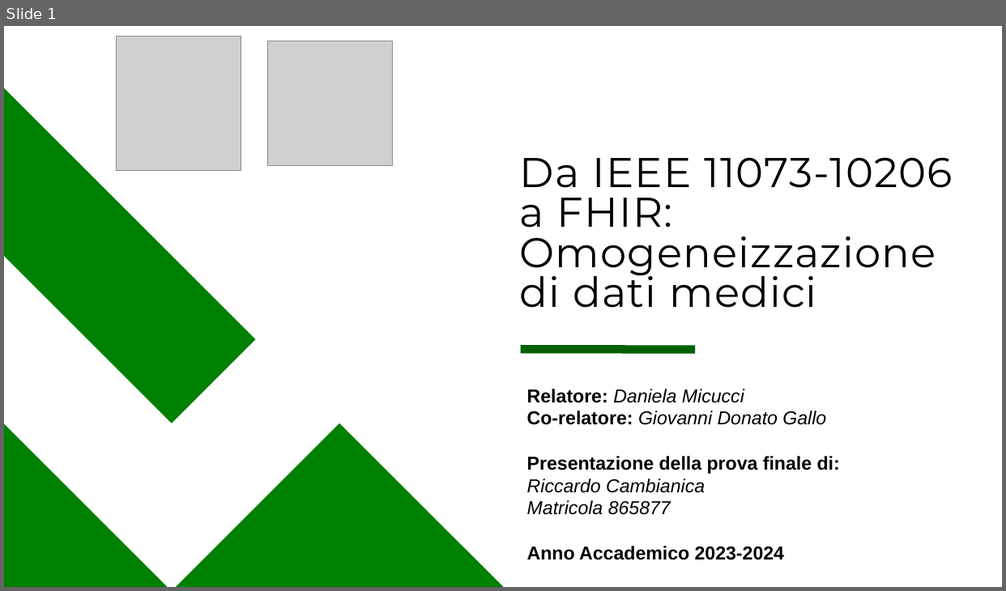
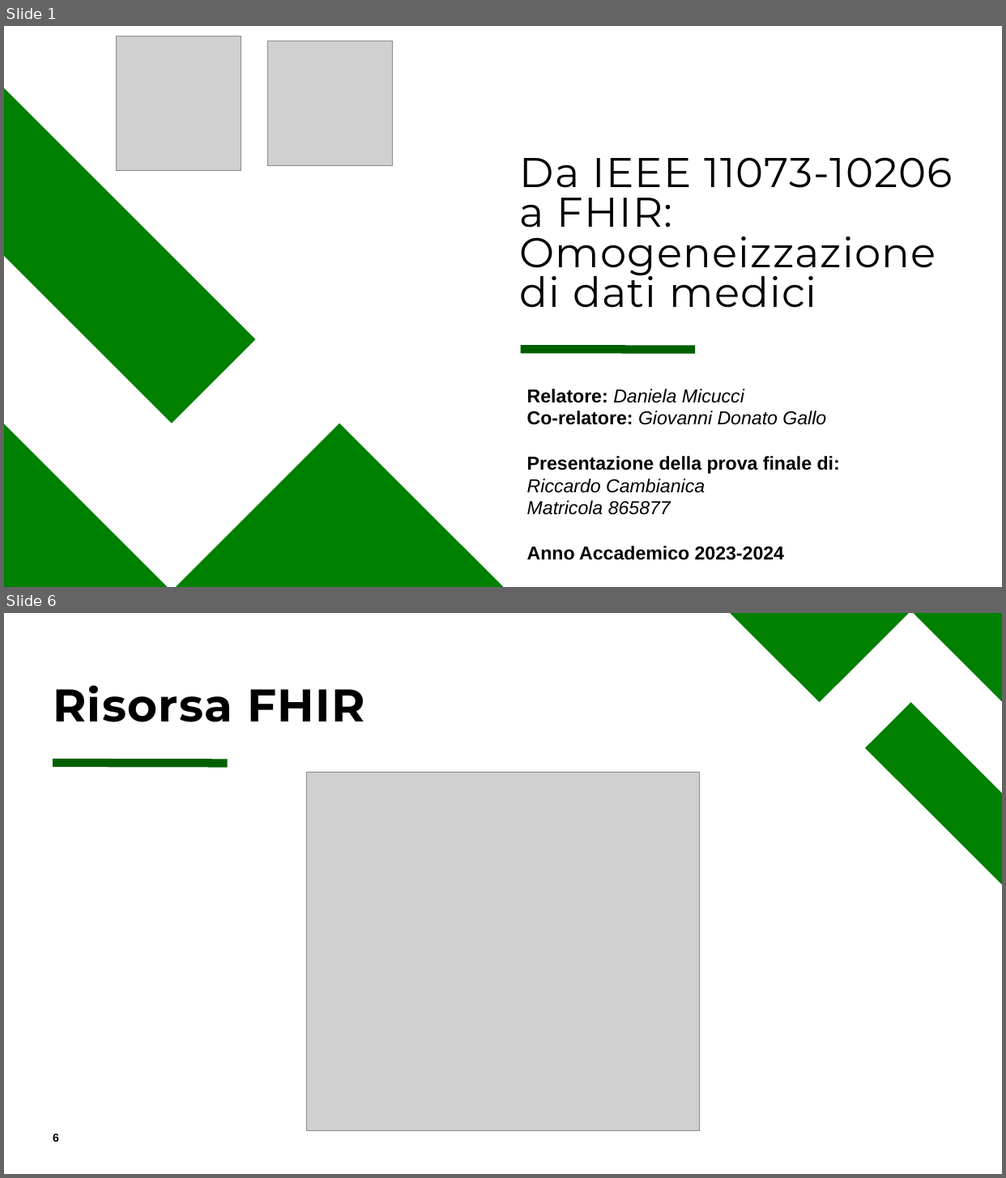
Before and after one commit to rcambianica/Stage, a slide deck: Relazione/Da IEEE 11073-10206 a FHIR.pptx. Shown one above the other, each under a label of ours: slide 1 before the commit, slides 1 and 6 after it; the slides between them are not shown. The pictures are 1006x591 and 1006x1178 pixels, drawn with LibreOffice and Linux fonts; fonts in the diff are those of the drawing; grey boxes stand for pictures. Boxes give left, top, right and bottom in pixels: in the first picture for what was removed or moved away, otherwise in the second. Text is boxed around its words. In the diff, an @@ line names an element or a change of style, - is before the commit and + after.

```diff
--- a/Relazione/Da IEEE 11073-10206 a FHIR.pptx
+++ b/Relazione/Da IEEE 11073-10206 a FHIR.pptx
@@ slide 6 added at (4,613,1002,1174), background #FFFFFF @@
@@ freeform shape added at (731,613,909,702), fill #008000 @@
@@ freeform shape added at (914,613,1002,702), fill #008000 @@
@@ title added at (53,685,365,722), 44 pt, text #000000, bold @@
+Risorsa FHIR
@@ freeform shape added at (865,702,1002,884), fill #008000 @@
@@ line added from (53, 763) to (227, 764), #006000 8 pt @@
@@ picture added at (306,773,700,1131) @@
@@ page number added at (53,1134,59,1142), 11 pt, text #000000, bold @@
+6
```
Also in this commit, not shown: 4 slides changed, 2 other slides added, 2 slides removed, 10 other files.
